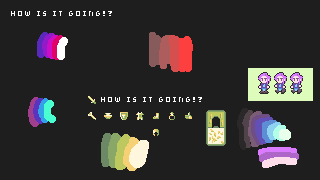
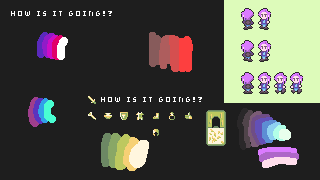
Comparing the layer stacks of the two (320, 180) images. Changes:
painted on "character" over (x1=241, y1=8, x2=271, y2=94)
painted on "Layer #2" over (x1=224, y1=0, x2=320, y2=103)
